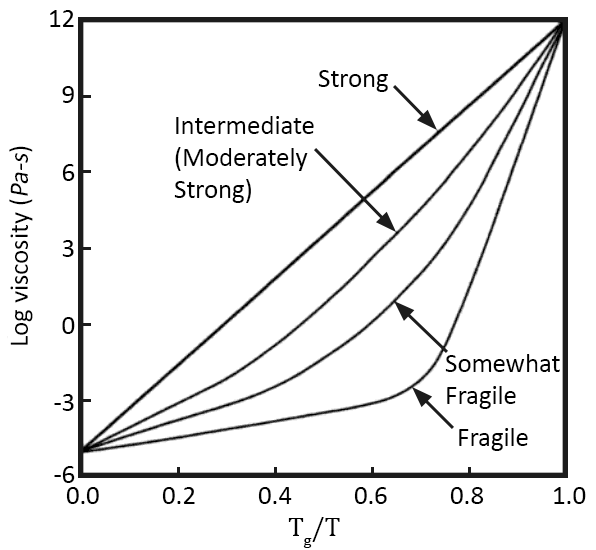
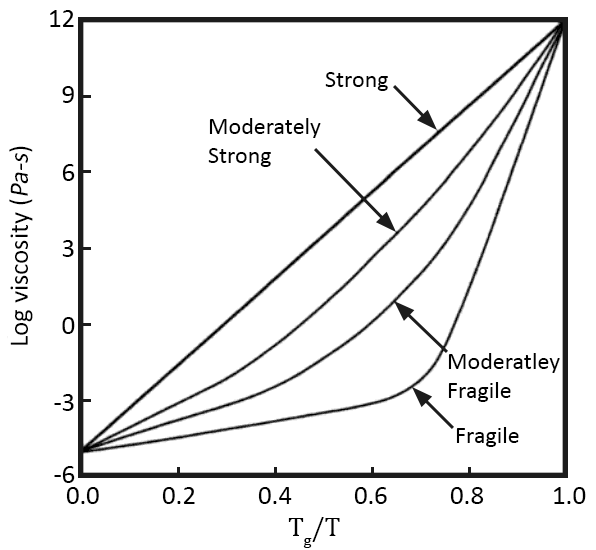
Layers edited between the first and the second w=596, h=550 image:
painted on "Fragile" (2nd of 2) over [456,427,528,451]
renamed "Somewhat Fragile" to "Moderatley Fragile", painted on it over [445,353,560,409]
renamed "Intermediate (Moderately Strong)" to "Moderately Strong", painted on it over [174,116,321,203]
painted on "Strong" over [318,70,388,92]
